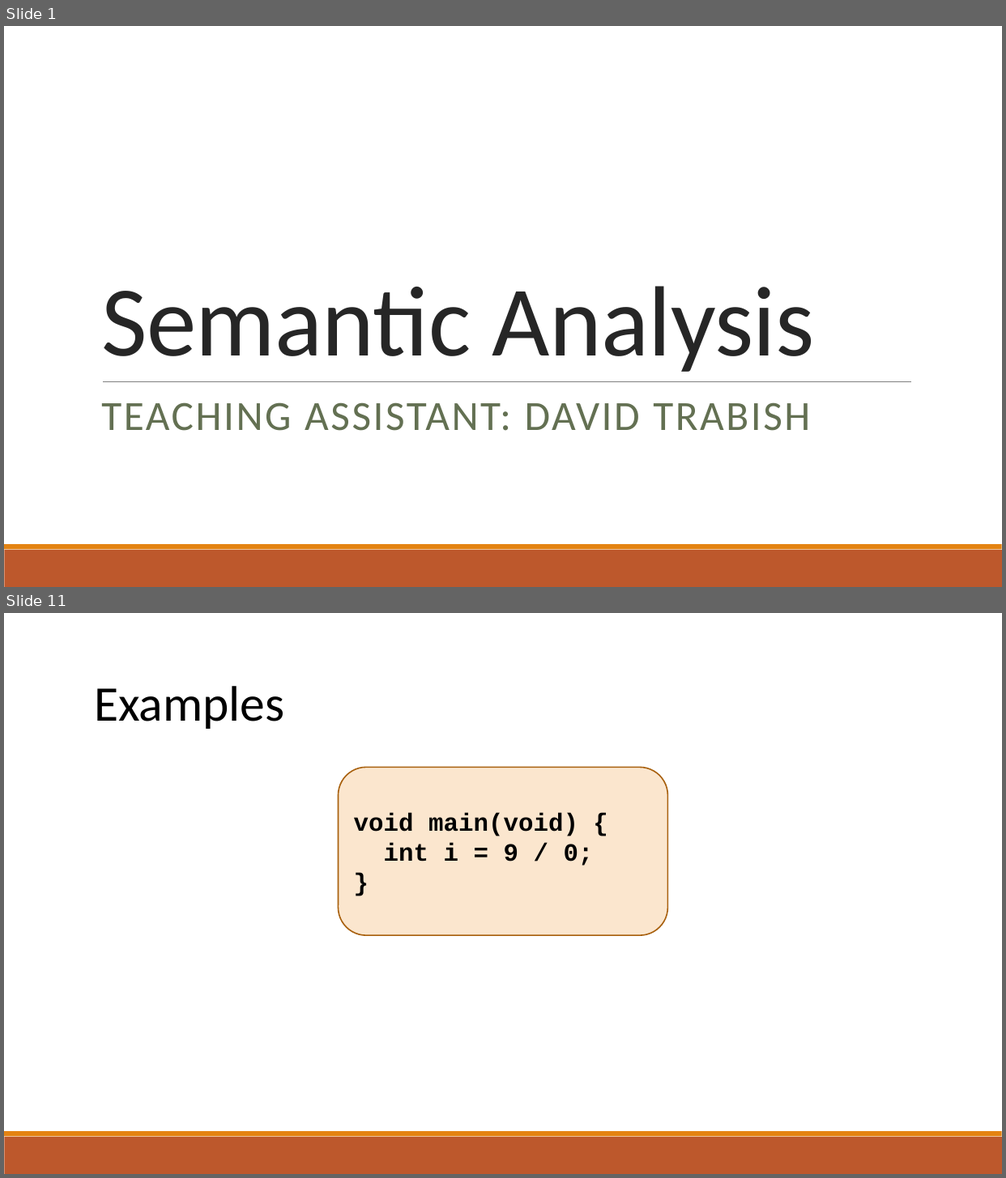
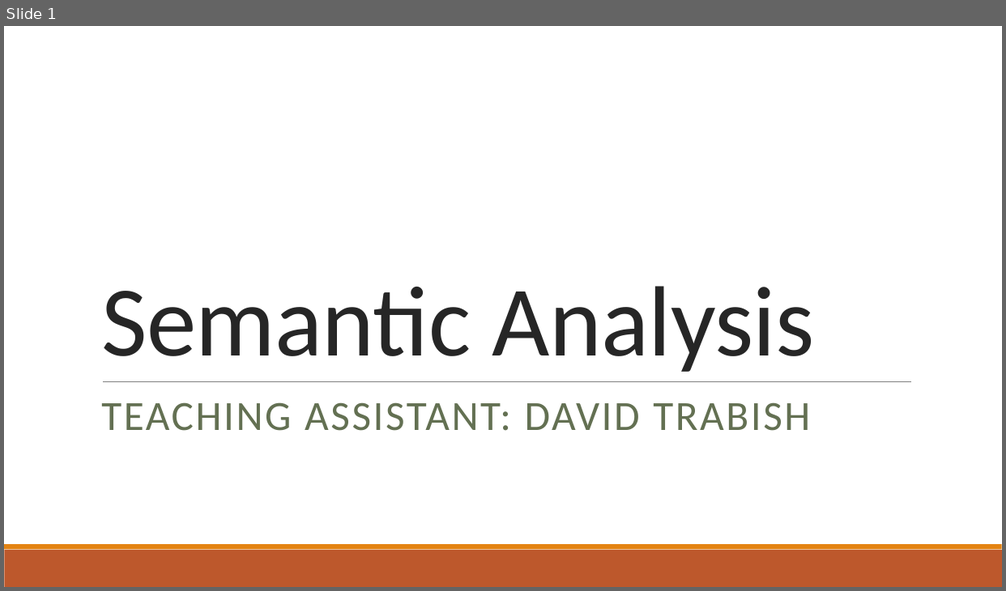
Before and after one commit to raghadzeidan/COMPILATION_TAU_FOR_STUDENTS, a slide deck: new_slides/semantic.pptx. Shown one above the other, each under a label of ours: slides 1 and 11 before the commit, slide 1 after it; the slides between them are not shown. The pictures are 1006x1178 and 1006x591 pixels, drawn with LibreOffice and Linux fonts; fonts in the diff are those of the drawing. Boxes give left, top, right and bottom in pixels: in the first picture for what was removed or moved away, otherwise in the second. Text is boxed around its words. In the diff, an @@ line names an element or a change of style, - is before the commit and + after.

```diff
--- a/new_slides/semantic.pptx
+++ b/new_slides/semantic.pptx
@@ slide 11 removed at (4,613,1002,1174), background #FFFFFF; not listed: 2 template elements that a slide beside it also shows @@
@@ text removed at (94,686,284,729) @@
-Examples
@@ rounded rectangle removed at (338,767,667,935) @@
-void main(void) {
-int i = 9 / 0;
-}
```
Also in this commit, not shown: 1 slide changed, 16 slides added, 47 other slides removed, 1 other file.
